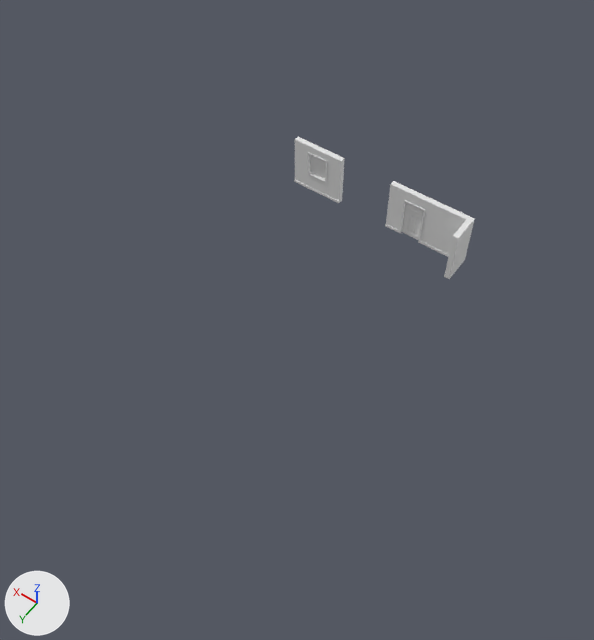
The Blender file assets/house.blend, before and after one commit.
Both versions are drawn from a 50 mm lens placed at (-5.27, 9.46, 10.6), pointed at (-0.22, 2.39, -0.51). The axes (+X, +Y, +Z) are drawn at lower left. The lights are the same throughout.

The first picture shows 'corner_interior_wall', 'door_wall', 'door_wall.001', 'door_wall.003', 'window_wall'.
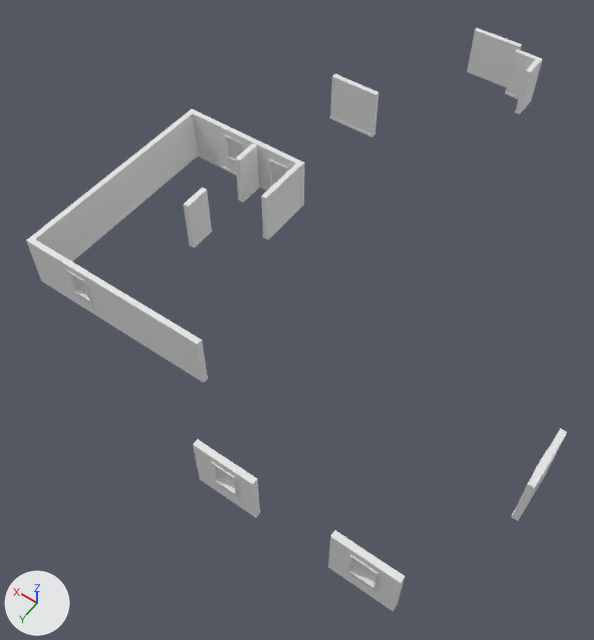
Commit message: Worked on House

Where the change shows, as pixel boxes (x1, y1, x2, y2) in the pictures (594 x 640 px):
'window_wall', moved: before (294, 137, 345, 203); after (328, 530, 405, 611)
'corner_interior_wall', moved: before (434, 205, 475, 279); after (505, 49, 542, 114)
'door_wall', moved: before (385, 181, 445, 250); after (255, 141, 305, 207)
'window_wall.002', added: after (193, 439, 261, 518)
'mixed_wall.004', added: after (52, 186, 110, 262)
'mixed_wall.005', added: after (146, 309, 208, 383)
'mixed_wall.003', added: after (95, 154, 147, 230)
'interior wall', added: after (330, 74, 379, 137)
'mixed_wall', shown: after (467, 28, 522, 87)
'mixed_wall.002', added: after (135, 124, 183, 198)
'mixed_wall.001', added: after (97, 279, 155, 352)
'interior wall.001', added: after (261, 163, 301, 240)
'window_wall.003', added: after (51, 252, 108, 323)
'corner_interior_wall.001', added: after (173, 109, 216, 168)
'corner_interior_wall.002', added: after (26, 220, 67, 296)
'window_wall.004', added: after (212, 120, 258, 176)
'half_interior_wall.001', added: after (183, 187, 212, 248)
'half_interior_wall', added: after (235, 143, 260, 202)
'window_wall.001', added: after (511, 428, 567, 521)
'door_wall.003', moved: before (402, 202, 424, 240); after (271, 161, 286, 186)
'door_wall.001', moved: before (400, 200, 425, 243); after (269, 159, 287, 187)

The change in detail:
Mesh me_cube_024 is new.
It has 26 vertices, 24 faces and spans x -0.5..0.5, y -0.06..0.06, z 0.0..1.0.
Mesh me_cube_023 is new.
It has 25 vertices, 19 faces and spans x 0.0..0.5, y -0.06..0.06, z 0.0..1.0.
Object 'mixed_wall' (ob_mixed_wall) is now shown.
Object 'door_wall' (ob_door_wall) moves from (-1.0, 0.0, 0.0) to (1.5, 0.5, 0.0).
Object 'corner_interior_wall' (ob_corner_interior_wall) moves from (-2.0, 0.0, 0.0) to (-1.0, -4.7, 0.0).
Object 'window_wall' (ob_window_wall) moves from (1.0, 0.0, 0.0) to (-3.7, 5.8, 0.0).
Object 'door_wall.001' (ob_door_wall_001) moves from (-1.0, 0.0, 0.0) to (1.5, 0.5, 0.0).
Object 'door_wall.003' (ob_door_wall_003) moves from (-1.0, 0.0, 0.0) to (1.5, 0.5, 0.0).
Object 'interior wall.001' (ob_interior_wall_001) is new; it shows me_cube_024.
Its location is (1.06, 1.05, 0.0).
Its rotation in degrees is (0, 0, 90).
Object 'half_interior_wall.001' (ob_half_interior_wall_001) is new; it shows me_cube_023.
Its location is (2.0, 1.96, 0.0).
Its rotation in degrees is (0, 0, 90).
Object 'half_interior_wall' (ob_half_interior_wall) is new; it shows a copy of me_cube_023.
Its location is (2.0, 0.56, 0.0).
Its rotation in degrees is (0, 0, 90).
Object 'interior wall' (ob_interior_wall) is new; it shows a copy of me_cube_024.
Its location is (1.5, -1.93, 0.0).
Its rotation in degrees is (0, 0, 180).
Object 'mixed_wall.005' (ob_mixed_wall_005) is new; it shows a copy of the mesh of ob_mixed_wall.
Its location is (0.5, 4.5, 0.0).
Its rotation in degrees is (0, 0, 180).
Object 'mixed_wall.001' (ob_mixed_wall_001) is new; it shows a copy of the mesh of ob_mixed_wall.
Its location is (1.5, 4.5, 0.0).
Its rotation in degrees is (0, 0, 180).
Object 'corner_interior_wall.002' (ob_corner_interior_wall_002) is new; it shows a copy of the mesh of ob_corner_interior_wall.
Its location is (3.5, 4.5, 0.0).
Its rotation in degrees is (0, 0, 180).
Object 'mixed_wall.004' (ob_mixed_wall_004) is new; it shows a copy of the mesh of ob_mixed_wall.
Its location is (3.5, 3.5, 0.0).
Its rotation in degrees is (0, 0, 90).
Object 'mixed_wall.003' (ob_mixed_wall_003) is new; it shows a copy of the mesh of ob_mixed_wall.
Its location is (3.5, 2.5, 0.0).
Its rotation in degrees is (0, 0, 90).
Object 'corner_interior_wall.001' (ob_corner_interior_wall_001) is new; it shows a copy of the mesh of ob_corner_interior_wall.
Its location is (3.5, 0.5, 0.0).
Its rotation in degrees is (0, 0, 90).
Object 'mixed_wall.002' (ob_mixed_wall_002) is new; it shows a copy of the mesh of ob_mixed_wall.
Its location is (3.5, 1.5, 0.0).
Its rotation in degrees is (0, 0, 90).
Object 'window_wall.004' (ob_window_wall_004) is new; it shows a copy of the mesh of ob_window_wall.
Its location is (2.5, 0.5, 0.0).
Its rotation in degrees is (0, 0, 360).
Object 'window_wall.003' (ob_window_wall_003) is new; it shows a copy of the mesh of ob_window_wall.
Its location is (2.5, 4.5, 0.0).
Its rotation in degrees is (0, 0, 180).
Object 'window_wall.002' (ob_window_wall_002) is new; it shows a copy of the mesh of ob_window_wall.
Its location is (-1.5, 5.8, 0.0).
Its rotation in degrees is (0, 0, 180).
Object 'window_wall.001' (ob_window_wall_001) is new; it shows a copy of the mesh of ob_window_wall.
Its location is (-4.9, 3.3, 0.0).
Its rotation in degrees is (0, 0, 270).
